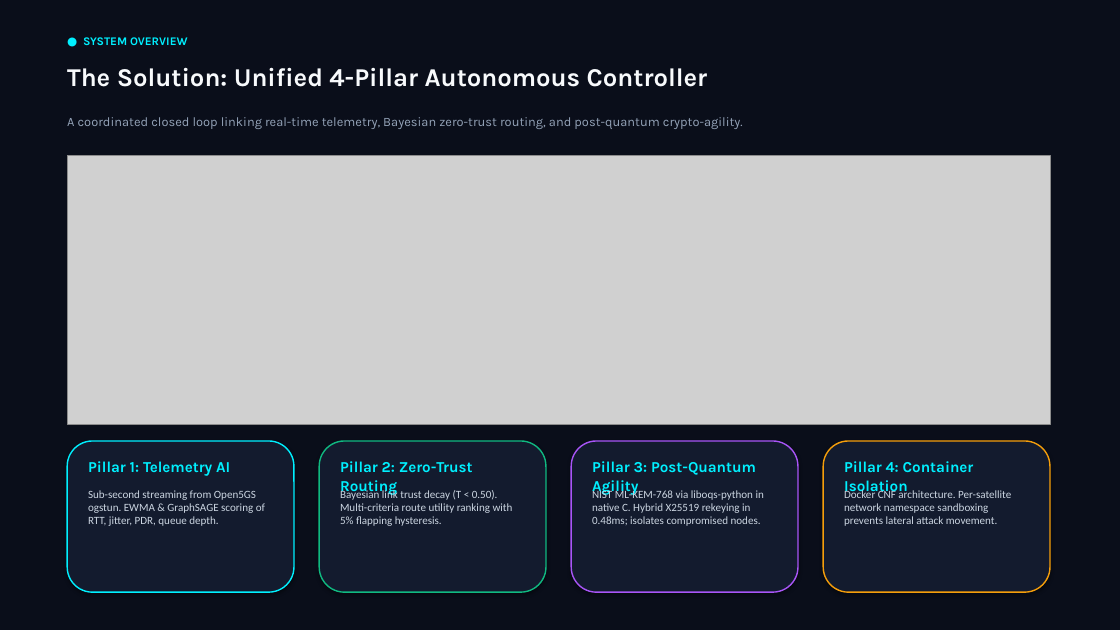
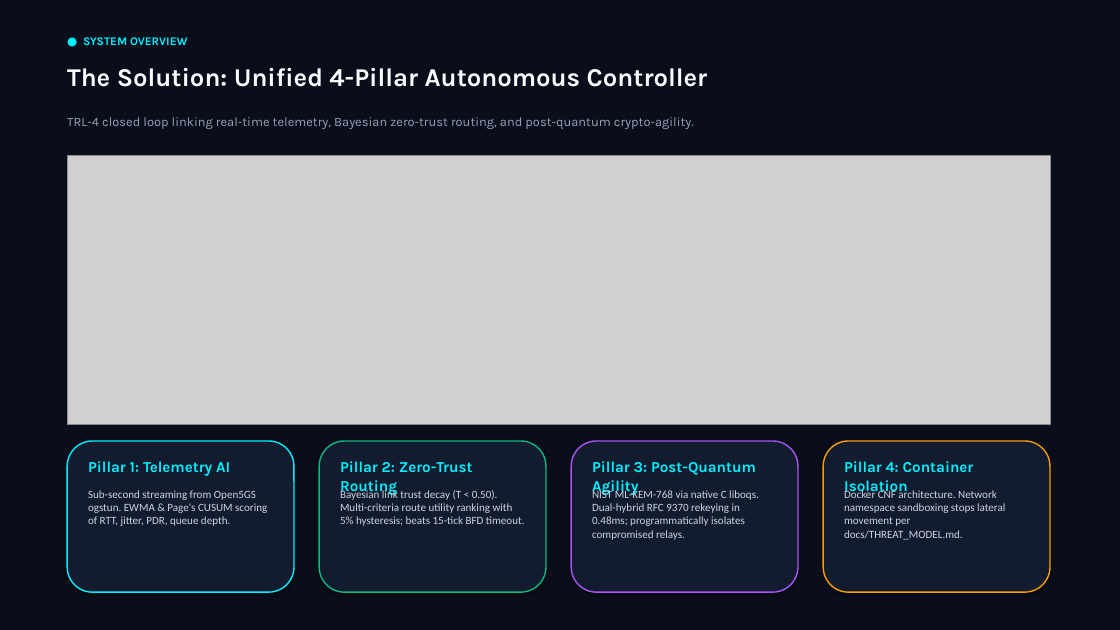
Before and after one commit to Rahul109871234/raksha-net, a slide deck: slide 3 of results/raksha_net_defense_presentation.pptx. Drawn at 1120x630 pixels with LibreOffice and Linux fonts; fonts in the diff are those of the drawing; grey boxes stand for pictures. Boxes give left, top, right and bottom in pixels: in the first picture for what was removed or moved away, otherwise in the second. Text is boxed around its words. In the diff, an @@ line names an element or a change of style, - is before the commit and + after.

Commit message:
docs(presentation): align slides and playbook with TRL-4 emulation, reactive BFD baseline, Apache 2.0, and threat model

```diff
--- a/results/raksha_net_defense_presentation.pptx
+++ b/results/raksha_net_defense_presentation.pptx
@@ text at (67,117,694,129): text changed @@
-A coordinated closed loop linking real-time telemetry, Bayesian zero-trust routing, and post-quantum crypto-agility.
+TRL-4 closed loop linking real-time telemetry, Bayesian zero-trust routing, and post-quantum crypto-agility.
@@ text at (88,490,267,526): text changed @@
-Sub-second streaming from Open5GS ogstun. EWMA & GraphSAGE scoring of RTT, jitter, PDR, queue depth.
+Sub-second streaming from Open5GS ogstun. EWMA & Page's CUSUM scoring of RTT, jitter, PDR, queue depth.
@@ text at (340,489,525,526): text changed @@
-Bayesian link trust decay (T < 0.50). Multi-criteria route utility ranking with 5% flapping hysteresis.
+Bayesian link trust decay (T < 0.50). Multi-criteria route utility ranking with 5% hysteresis; beats 15-tick BFD timeout.
@@ text at (592,489,759,540): text changed @@
-NIST ML-KEM-768 via liboqs-python in native C. Hybrid X25519 rekeying in 0.48ms; isolates compromised nodes.
+NIST ML-KEM-768 via native C liboqs. Dual-hybrid RFC 9370 rekeying in 0.48ms; programmatically isolates compromised relays.
@@ text at (844,489,1005,540): text changed @@
-Docker CNF architecture. Per-satellite network namespace sandboxing prevents lateral attack movement.
+Docker CNF architecture. Network namespace sandboxing stops lateral movement per docs/THREAT_MODEL.md.
```
Also in this commit, not shown: 11 other slides changed, 2 other files.
